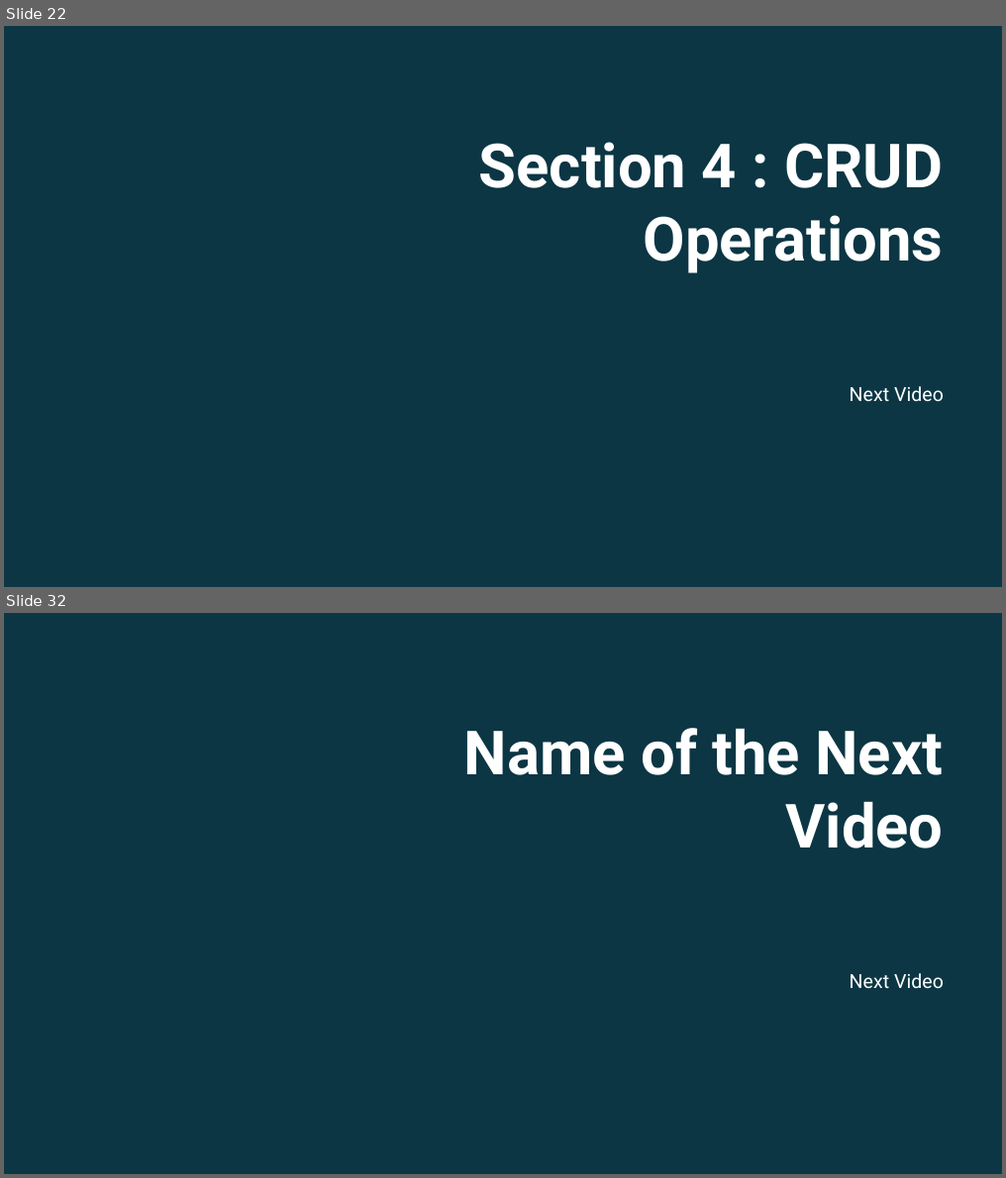
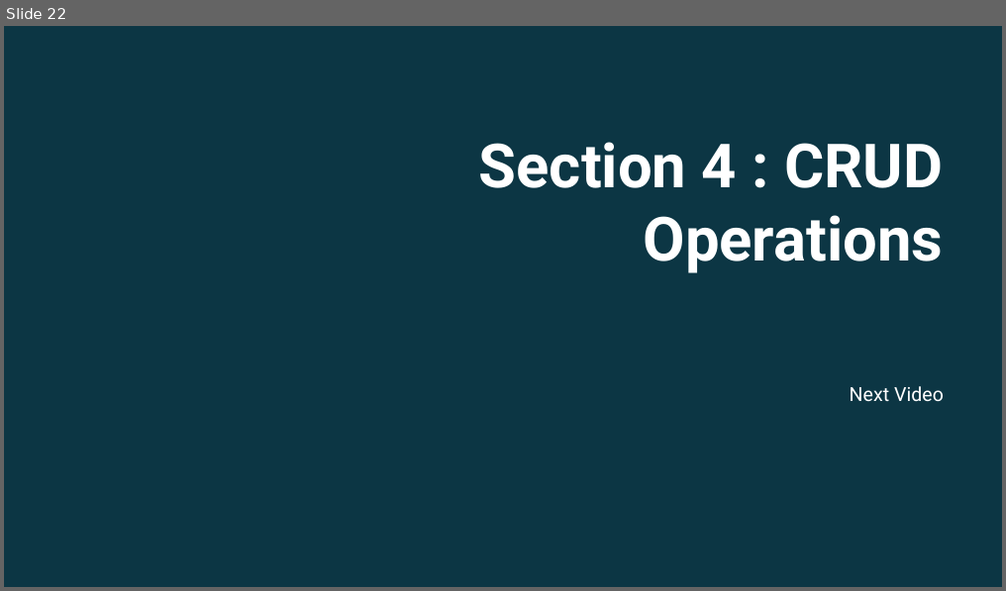
Before and after one commit to ec-council-learning/Entity-Fundamentals-Using-.NET-6, a slide deck: Sections/Section 3/Entity Fundamentals Using .NET 6_Section 3.pptx. Shown one above the other, each under a label of ours: slides 22 and 32 before the commit, slide 22 after it; the slides between them are not shown. The pictures are 1006x1178 and 1006x591 pixels, drawn with LibreOffice and Linux fonts; fonts in the diff are those of the drawing; background and template pictures are left out; a plain dark background stands for a picture behind light text. Boxes give left, top, right and bottom in pixels: in the first picture for what was removed or moved away, otherwise in the second. Text is boxed around its words. In the diff, an @@ line names an element or a change of style, - is before the commit and + after.

Commit message:
End of Video 3.3

```diff
--- a/Sections/Section 3/Entity Fundamentals Using .NET 6_Section 3.pptx
+++ b/Sections/Section 3/Entity Fundamentals Using .NET 6_Section 3.pptx
@@ slide 32 removed at (4, 613, 1002, 1174), background picture (left out) @@
@@ rectangle removed at (4, 613, 1002, 1173) @@
@@ text removed at (464, 728, 943, 849) @@
-Name of the Next Video
@@ text removed at (849, 973, 944, 989) @@
-Next Video
```
Also in this commit, not shown: 2 slides changed, 9 other slides removed, 24 other files.
